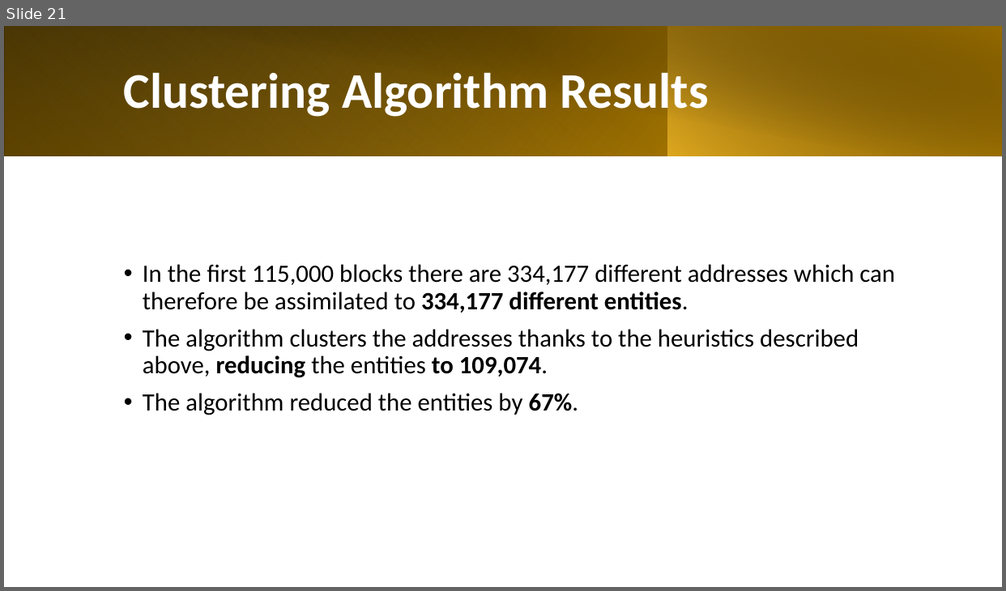
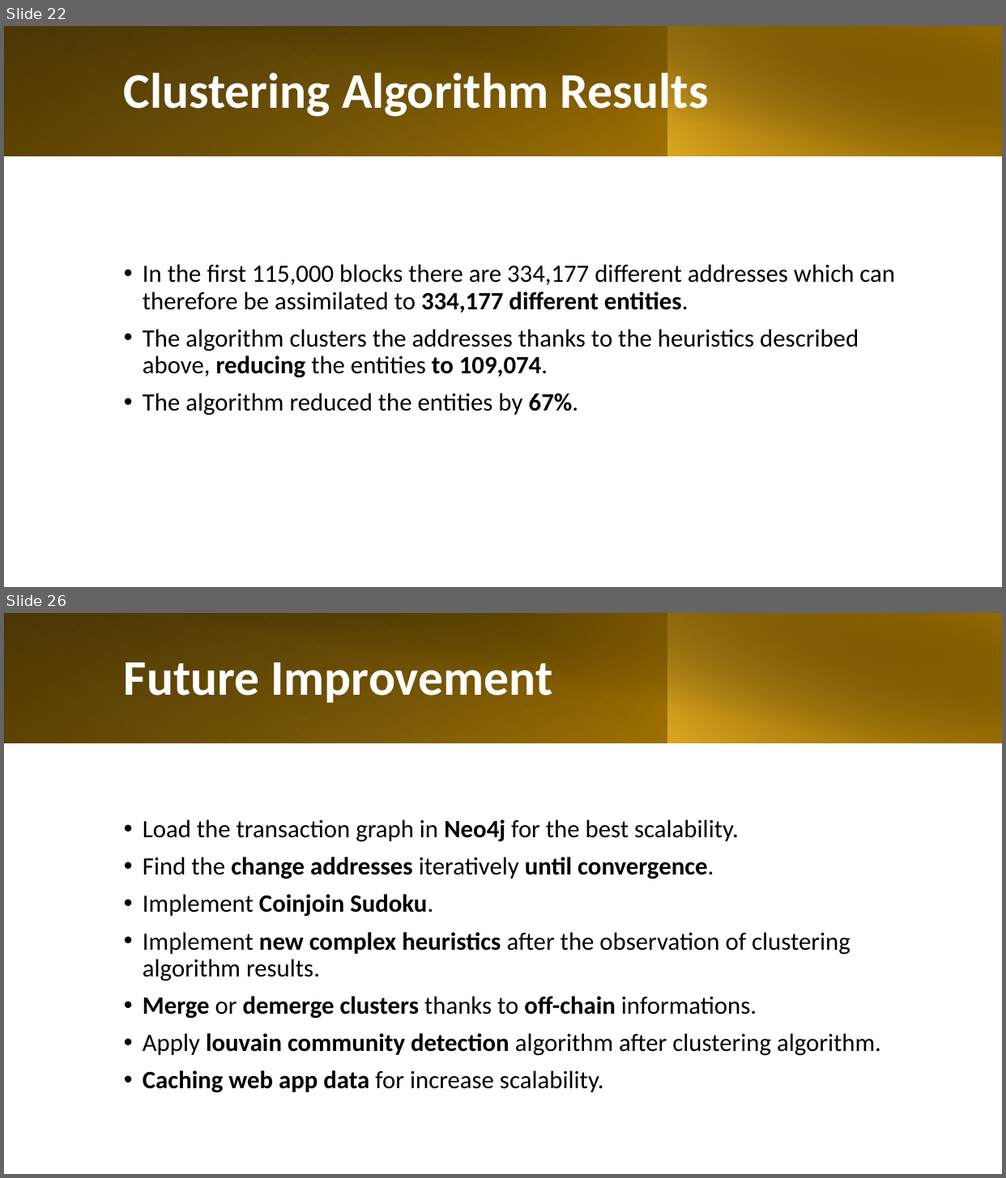
Before and after one commit to VincenzoImp/Bitcoin-Address-Clustering, a slide deck: Bitcoin Address Clustering.pptx. Shown one above the other, each under a label of ours: slide 21 before the commit, slides 22 and 26 after it; the slides between them are not shown. The pictures are 1006x591 and 1006x1178 pixels, drawn with LibreOffice and Linux fonts; fonts in the diff are those of the drawing. Boxes give left, top, right and bottom in pixels: in the first picture for what was removed or moved away, otherwise in the second. Text is boxed around its words. In the diff, an @@ line names an element or a change of style, - is before the commit and + after.

```diff
--- a/Bitcoin Address Clustering.pptx
+++ b/Bitcoin Address Clustering.pptx
@@ slide 26 added at [4, 613, 1002, 1174], background #FFFFFF @@
@@ rectangle added at [4, 613, 1002, 743], fill gradient #000000 to #E2A200 @@
@@ rectangle added at [4, 613, 669, 743], fill gradient #FFC42F to #976C00 @@
@@ rectangle added at [41, 613, 1002, 744], fill gradient #000000 to #976C00 @@
@@ rectangle added at [668, 613, 1002, 743], fill gradient #FFC42F to #000000 @@
@@ title added at [124, 662, 552, 703], 48 pt, text #FFFFFF, bold @@
+Future Improvement
@@ text added at [143, 820, 881, 1093], 24 pt, text #000000 @@
+• Load the transaction graph in Neo4j for the best scalability.
+• Find the change addresses iteratively until convergence.
+• Implement Coinjoin Sudoku.
+• Implement new complex heuristics after the observation of clustering algorithm results.
+• Merge or demerge clusters thanks to off-chain informations.
+• Apply louvain community detection algorithm after clustering algorithm.
+• Caching web app data for increase scalability.
@@ what was slide 21 is now slide 22 @@
```
Also in this commit, not shown: 10 slides changed, 1 other slide added, 4 other files.
